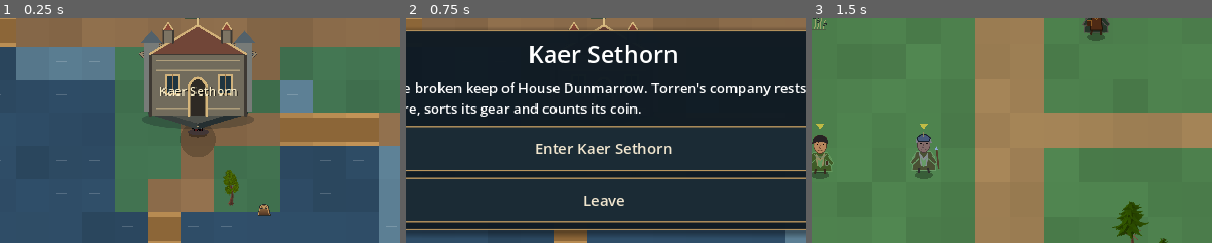
Above: before the commit, frames 1-3 (left to right).
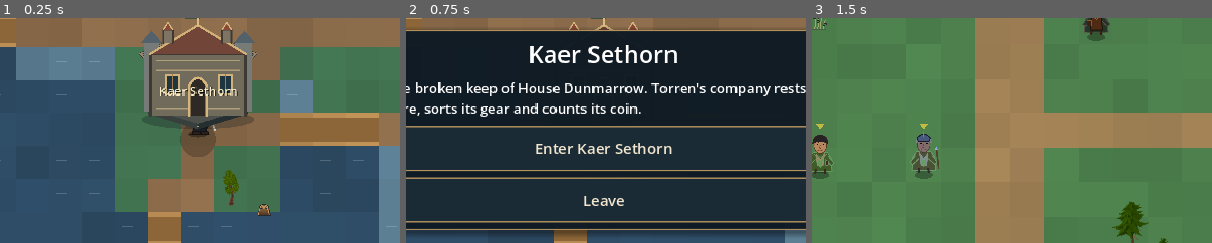
Above: after the commit, the same moments.

Repository: ninjun42215-gif/KindleWake
Game: Godot game, scene res://World.tscn
The game is run twice, just before and just after one commit, with the same random seed, the same clock (stepped at 60 frames per second) and the same inputs. This scene is started directly instead of the project's main scene.
Inputs:
- Up to frame 1 (0.25 s): no input
- Up to frame 2 (0.75 s): click "A Enter Kaer Sethorn" at 0.5 s
- Up to frame 3 (1.5 s): click "Enter Kaer Sethorn" at 1.25 s
The pictures show only the part of the screen within x 25-75%, y 25-75%; the shares and areas given below are measured in that part.

The runs differ from the first frame. In frame 1, 0.1% of the frame differs, in the area x 47-54%, y 47-52%; in frame 2, less than 0.1%; in frame 3, nothing differs.

Commit message:
Use portrait-aware protagonist sprite on the overworld

Diff:
--- a/Kindlewake/scripts/ui/world_scene.gd
+++ b/Kindlewake/scripts/ui/world_scene.gd
@@ -691,18 +691,37 @@
 
 func _draw_player() -> void:
     var p: Vector2 = player_pos
+    draw_colored_polygon(_ellipse(p + Vector2(0, 6), 14.0, 5.0), Color(0, 0, 0, 0.35))
+    var t: float = float(Time.get_ticks_msec()) / 1000.0
+    var moving: bool = (has_target or moving_vector.length() > 0.12) and not panel_open
+    var sprinting: bool = moving and (run_toggled or ExplorationControls.running())
+
+    # Use the same selected protagonist identity in the overworld, town and
+    # battle. The 0.46 scale keeps the lead readable without dwarfing 48 px tiles.
+    var lead_profile: Dictionary = GameState.creation_profile if GameState.creation_profile is Dictionary else {}
+    var lead_presentation: String = str(lead_profile.get("presentation", "masculine"))
+    var lead_facing: Vector2 = Vector2.LEFT if facing_left else Vector2.RIGHT
+    if moving_vector.length() > 0.12:
+        lead_facing = moving_vector.normalized()
+    elif has_target and target.distance_to(p) > 2.0:
+        lead_facing = (target - p).normalized()
+    var lead_motion: String = "walk" if moving else "idle"
+    var lead_clock: float = t * (1.35 if sprinting else 1.0)
+    if Art.draw_kindlewake_lead(self, lead_presentation == "feminine",
+        p + Vector2(0, 8), lead_clock, lead_motion, lead_facing, 0.46):
+        if has_target and not panel_open:
+            draw_arc(target, 8.0, 0.0, TAU, 16, Color(1, 1, 1, 0.5), 2.0)
+        return
+
+    # Keep the legacy sheet and primitive fallbacks for projects missing the
+    # original KindleWake lead atlas; normal builds use the identity-aware lead.
     if Art.unit_sheet("soldier", "idle") != null:
-        draw_colored_polygon(_ellipse(p + Vector2(0, 6), 14.0, 5.0), Color(0, 0, 0, 0.35))
-        var t: float = float(Time.get_ticks_msec()) / 1000.0
-        var moving: bool = (has_target or moving_vector.length() > 0.12) and not panel_open
-        var sprinting: bool = moving and (run_toggled or ExplorationControls.running())
         var motion_state: String = "run" if sprinting and Art.unit_sheet("soldier", "run") != null else ("walk" if moving else "idle")
         Art.draw_unit(self, "soldier", motion_state, t, p + Vector2(0, 8), 2.0, facing_left)
         if has_target and not panel_open:
             draw_arc(target, 8.0, 0.0, TAU, 16, Color(1, 1, 1, 0.5), 2.0)
         return
     var bob: float = absf(sin(walk_phase)) * 3.0 if has_target else 0.0
-    draw_colored_polygon(_ellipse(p + Vector2(0, 6), 13.0, 5.0), Color(0, 0, 0, 0.35))
     var q: Vector2 = p + Vector2(0, -bob)
     draw_rect(Rect2(q + Vector2(-8, -18), Vector2(16, 22)), Color(0.22, 0.50, 0.88))
     draw_rect(Rect2(q + Vector2(-6, -28), Vector2(12, 11)), Color(0.72, 0.73, 0.70))
